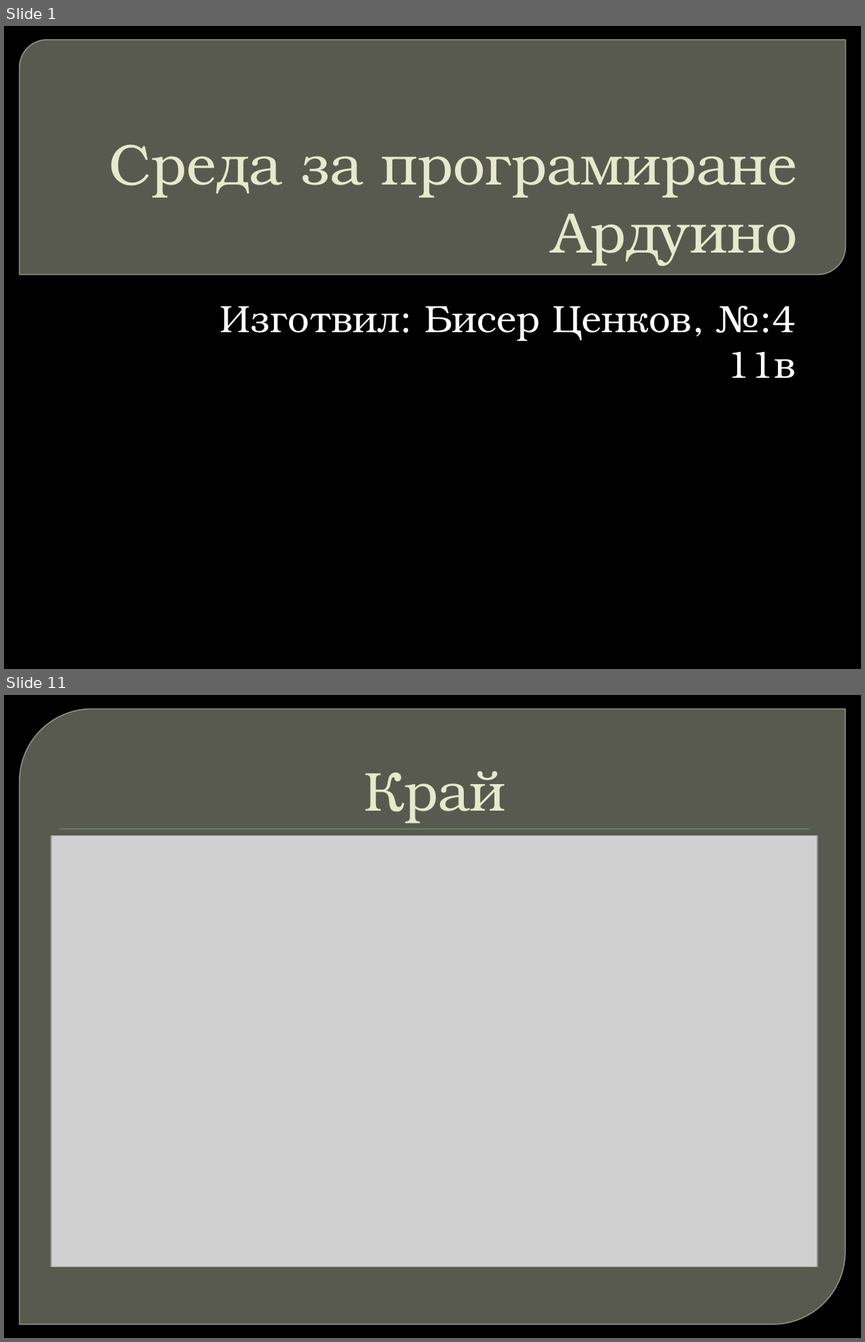
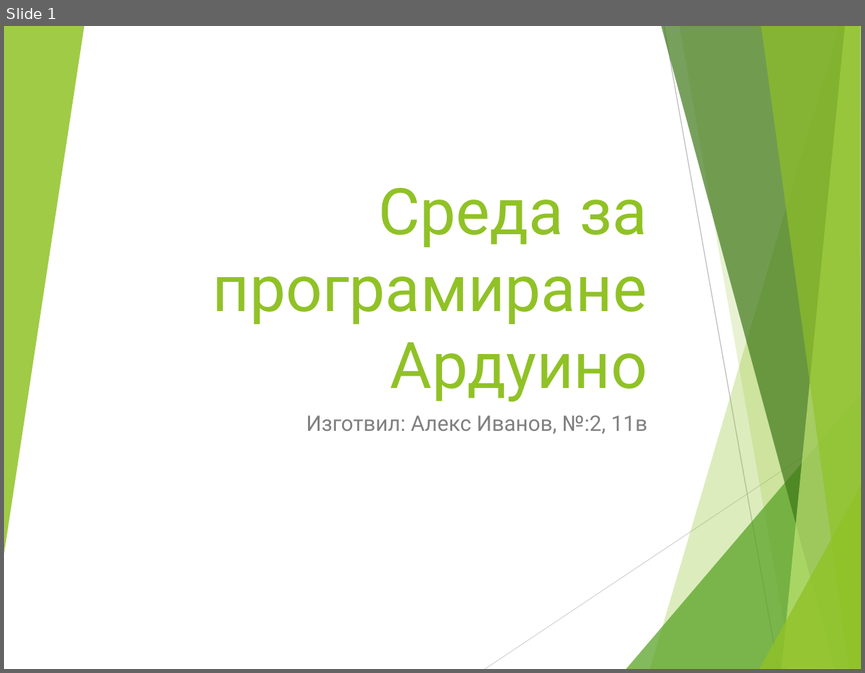
Before and after one commit to IvanovvAlex/School-Education, a slide deck: EmbeddedSystems/Arduino.pptx. Shown one above the other, each under a label of ours: slides 1 and 11 before the commit, slide 1 after it; the slides between them are not shown. The pictures are 865x1342 and 865x673 pixels, drawn with LibreOffice and Linux fonts; fonts in the diff are those of the drawing; grey boxes stand for pictures; background and template pictures are left out. Boxes give left, top, right and bottom in pixels: in the first picture for what was removed or moved away, otherwise in the second. Text is boxed around its words. In the diff, an @@ line names an element or a change of style, - is before the commit and + after.

```diff
--- a/EmbeddedSystems/Arduino.pptx
+++ b/EmbeddedSystems/Arduino.pptx
@@ slide 11 removed at bbox=[4, 695, 861, 1338], background picture (left out) @@
@@ round diag rect removed at bbox=[20, 709, 845, 1324] @@
@@ title removed at bbox=[364, 771, 506, 824] @@
-Край
@@ picture removed at bbox=[51, 836, 817, 1266] @@
@@ rectangle removed at bbox=[59, 829, 808, 830] @@
@@ slide 1 changed as well @@
@@ background picture (left out) to #FFFFFF @@
@@ group added at bbox=[4, 26, 861, 669]: 8 freeform shapes, 2 lines @@
@@ round diag rect removed at bbox=[20, 40, 845, 274] @@
@@ title "Среда за програмиране Ардуино": place and size @@
-title "Среда за програмиране Ардуино" at bbox=[109, 144, 797, 266]
+title "Среда за програмиране Ардуино" at bbox=[213, 188, 647, 401]
@@ title "Среда за програмиране Ардуино" at bbox=[213, 188, 647, 401]: size 48 to 54 pt, font TeX Gyre Bonum to Roboto, text colour #E7EACB to #90C226 @@
@@ subtitle at bbox=[306, 415, 647, 433]: text changed; size 32 to 18 pt; font TeX Gyre Bonum to Roboto; text colour #FFFFFF to #808080 @@
-Изготвил: Бисер Ценков, №:4 11в
+Изготвил: Алекс Иванов, №:2, 11в
```
Also in this commit, not shown: 9 other slides changed, 1 slide added.
